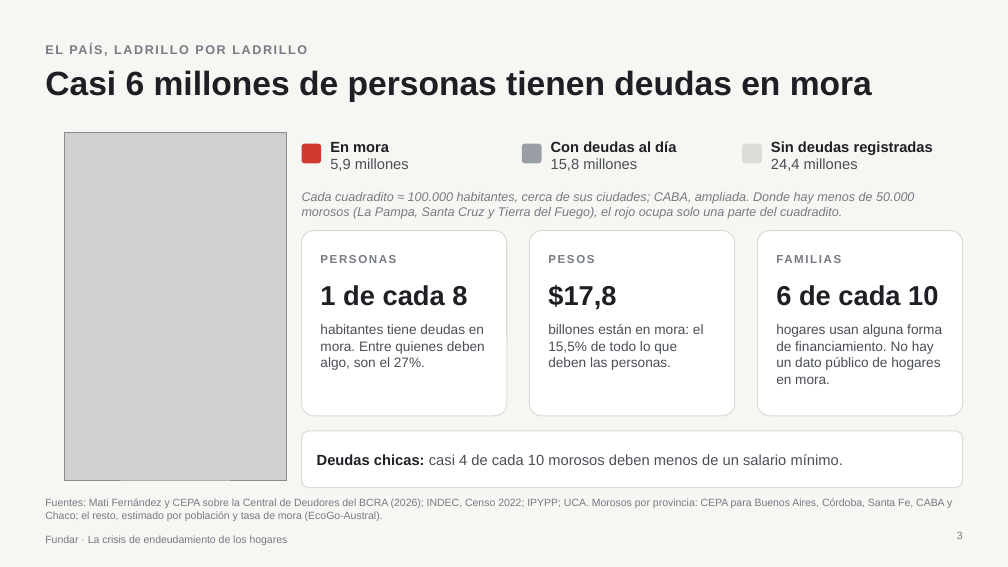
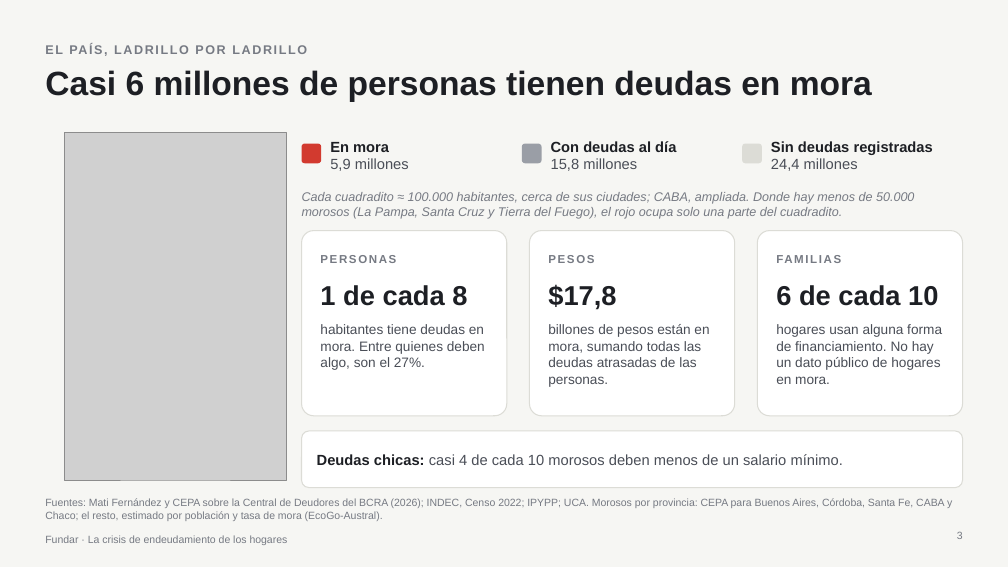
Before and after one commit to elibman36/precios-uber-aeropuertos, a slide deck: slide 3 of presentaciones/crisis_fundar_ladrillos.pptx. Drawn at 1008x567 pixels with LibreOffice and Linux fonts; fonts in the diff are those of the drawing; grey boxes stand for pictures. Boxes give left, top, right and bottom in pixels: in the first picture for what was removed or moved away, otherwise in the second. Text is boxed around its words. In the diff, an @@ line names an element or a change of style, - is before the commit and + after.

```diff
--- a/presentaciones/crisis_fundar_ladrillos.pptx
+++ b/presentaciones/crisis_fundar_ladrillos.pptx
@@ text at [548,324,709,387]: text changed @@
-billones están en mora: el 15,5% de todo lo que deben las personas.
+billones de pesos están en mora, sumando todas las deudas atrasadas de las personas.
```
Also in this commit, not shown: 2 other slides changed, 1 other file.
